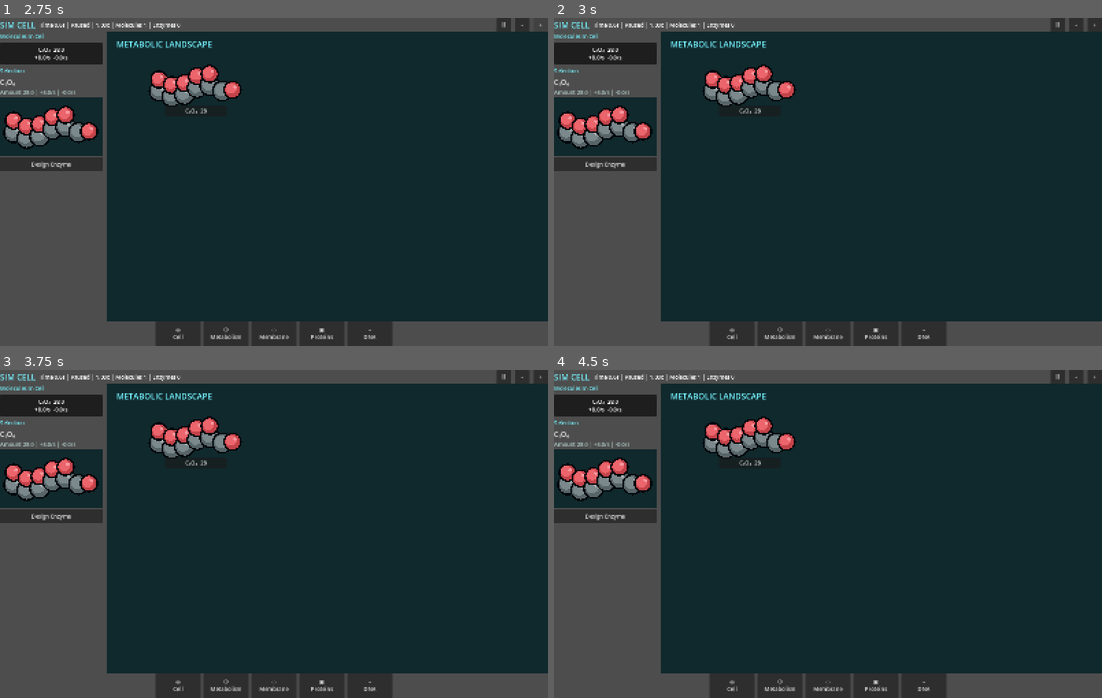
Above: before the commit, frames 1-4 (two rows, left to right).
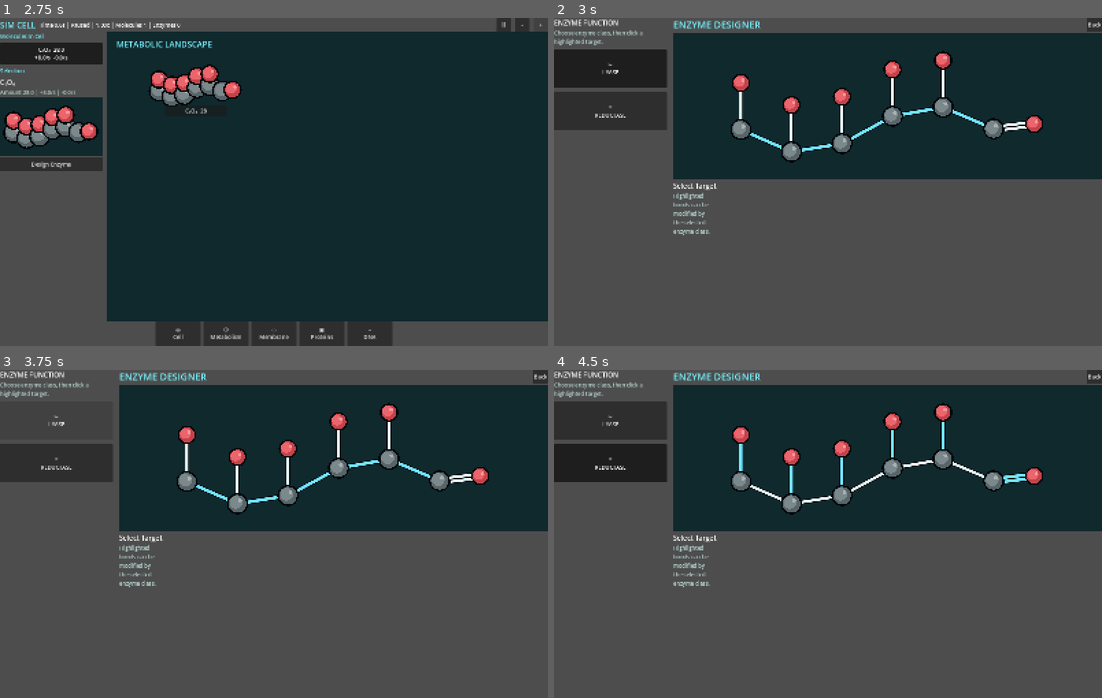
Above: after the commit, the same moments.

Repository: EliasEnglund/SimCell
Game: Godot game, scene res://scenes/main.tscn
Two runs of this game, one before a commit and one after it. Both use one fixed random seed, a clock stepped at 60 frames per second and the inputs below.
Inputs (mouse positions are in pixels of both pictures, inside the frame that each line leads up to):
- Up to frame 1 (2.75 s): click "Ⅱ" at 0.5 s; click "-" at 1.25 s; click "+" at 2 s
- Up to frame 2 (3 s): click "C₆O₆ 28.0 +8.0/s -0.0/s" at 2.75 s
- Up to frame 3 (3.75 s): click (54, 422) at 3.5 s, where only the run after the commit has a clickable "✂ LYASE"
- Up to frame 4 (4.5 s): click (608, 461) at 4.25 s, where only the run after the commit has a clickable "= REDUCTASE"

Frame 1 is identical in both runs. In frame 2, 51% of the frame differs, in the area x 0-100%, y 0-100%; in frame 3, 50%; in frame 4, 50%.

Commit message:
Open enzyme designer from molecule clicks

Diff:
--- a/scripts/ui/main.gd
+++ b/scripts/ui/main.gd
@@ -169,7 +169,7 @@
 	button.toggle_mode = true
 	button.button_pressed = sim.selected_molecule == id
 	button.custom_minimum_size = Vector2(0, 62)
-	button.pressed.connect(func(): sim.select_molecule(id))
+	button.pressed.connect(func(): _select_and_open_designer(id))
 	return button
 
 func _refresh_selection_detail() -> void:
@@ -187,6 +187,10 @@
 	var canvas = MoleculeCanvasScript.new()
 	canvas.custom_minimum_size = Vector2(260, 170)
 	canvas.set_molecule(molecule)
+	canvas.gui_input.connect(func(event: InputEvent):
+		if event is InputEventMouseButton and event.pressed and event.button_index == MOUSE_BUTTON_LEFT:
+			_open_enzyme_designer(sim.selected_molecule)
+	)
 	detail_panel.add_child(canvas)
 	var button := Button.new()
 	button.text = "Design Enzyme"
@@ -224,10 +228,14 @@
 	var canvas = MoleculeCanvasScript.new()
 	canvas.custom_minimum_size = Vector2(180, 110)
 	canvas.set_molecule(sim.molecule_types[id])
+	canvas.gui_input.connect(func(event: InputEvent):
+		if event is InputEventMouseButton and event.pressed and event.button_index == MOUSE_BUTTON_LEFT:
+			_select_and_open_designer(id)
+	)
 	box.add_child(canvas)
 	var label := Button.new()
 	label.text = "%s  %.0f" % [sim.molecule_types[id].get("formula", ""), float(sim.molecule_amounts.get(id, 0.0))]
-	label.pressed.connect(func(): sim.select_molecule(id))
+	label.pressed.connect(func(): _select_and_open_designer(id))
 	box.add_child(label)
 	return box
 
@@ -287,6 +295,10 @@
 	center.add_child(designer_preview)
 	_refresh_designer()
 
+func _select_and_open_designer(molecule_id: String) -> void:
+	sim.select_molecule(molecule_id)
+	_open_enzyme_designer(molecule_id)
+
 func _tool_button(id: String, icon: String, label_text: String) -> Button:
 	var button := Button.new()
 	button.text = "%s\n%s" % [icon, label_text]
